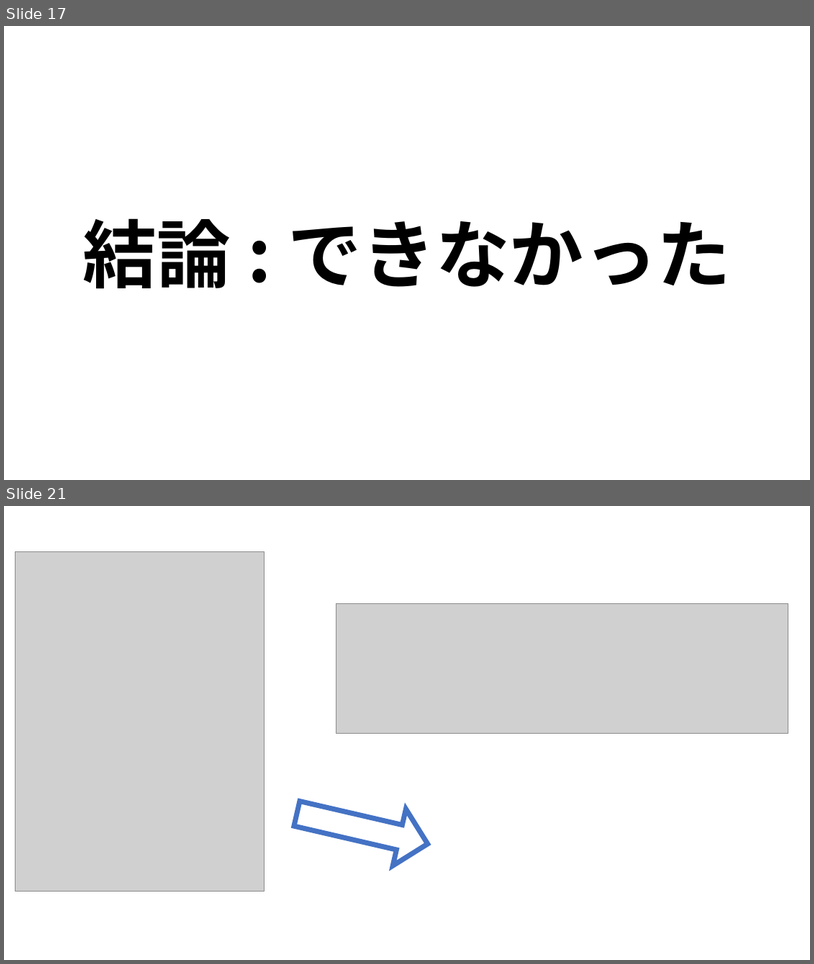
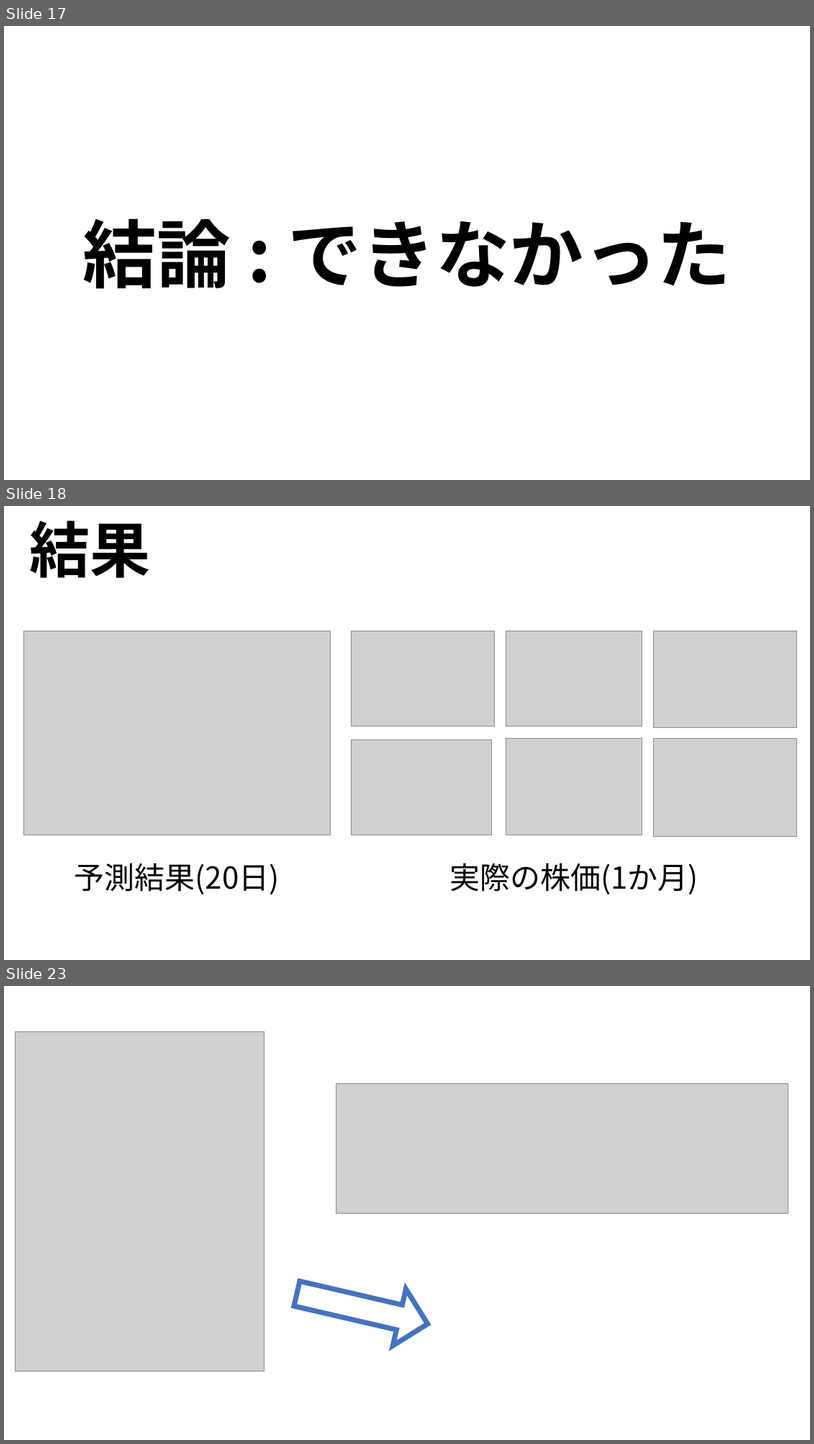
Before and after one commit to ryoww/PBL_stock, a slide deck: 最終報告.pptx. Shown one above the other, each under a label of ours: slides 17 and 21 before the commit, slides 17, 18 and 23 after it; the slides between them are not shown. The pictures are 814x964 and 814x1444 pixels, drawn with LibreOffice and Linux fonts; fonts in the diff are those of the drawing; grey boxes stand for pictures. Boxes give left, top, right and bottom in pixels: in the first picture for what was removed or moved away, otherwise in the second. Text is boxed around its words. In the diff, an @@ line names an element or a change of style, - is before the commit and + after.

```diff
--- a/最終報告.pptx
+++ b/最終報告.pptx
@@ slide 18 added at <box>4,506,810,960</box>, background #FFFFFF @@
@@ text added at <box>30,520,151,578</box>, 72 pt, text #000000, bold @@
+結果
@@ picture added at <box>24,631,331,834</box> @@
@@ picture added at <box>351,631,494,726</box> @@
@@ picture added at <box>506,631,643,726</box> @@
@@ picture added at <box>653,631,797,728</box> @@
@@ picture added at <box>351,740,491,835</box> @@
@@ picture added at <box>506,739,643,835</box> @@
@@ picture added at <box>653,739,797,836</box> @@
@@ text added at <box>75,862,280,894</box>, 36 pt, text #000000 @@
+予測結果(20日)
@@ text added at <box>450,862,699,894</box>, 36 pt, text #000000 @@
+実際の株価(1か月)
@@ what was slide 21 is now slide 23 @@
```
Also in this commit, not shown: 3 slides changed, 2 other slides added, 1 slide removed.
